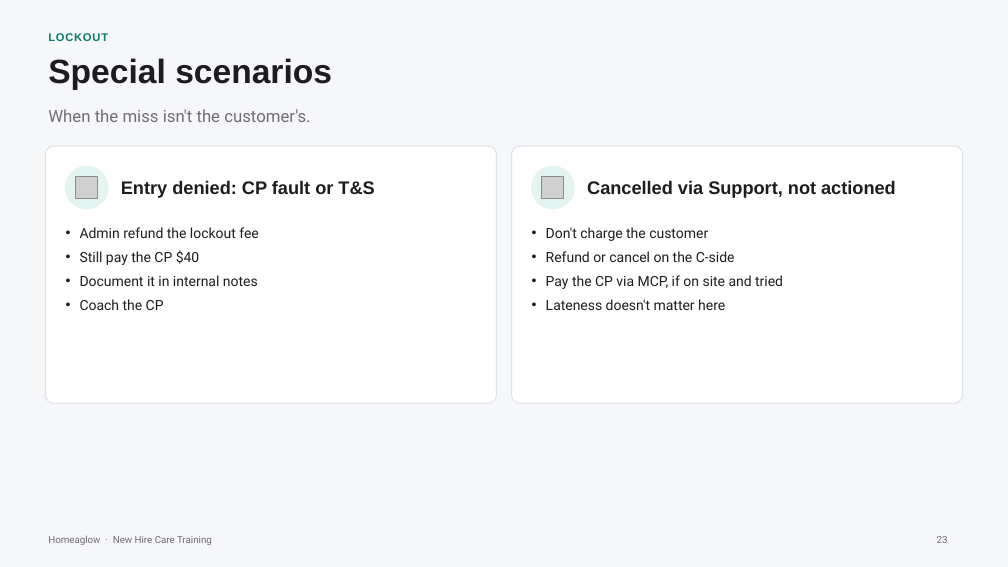
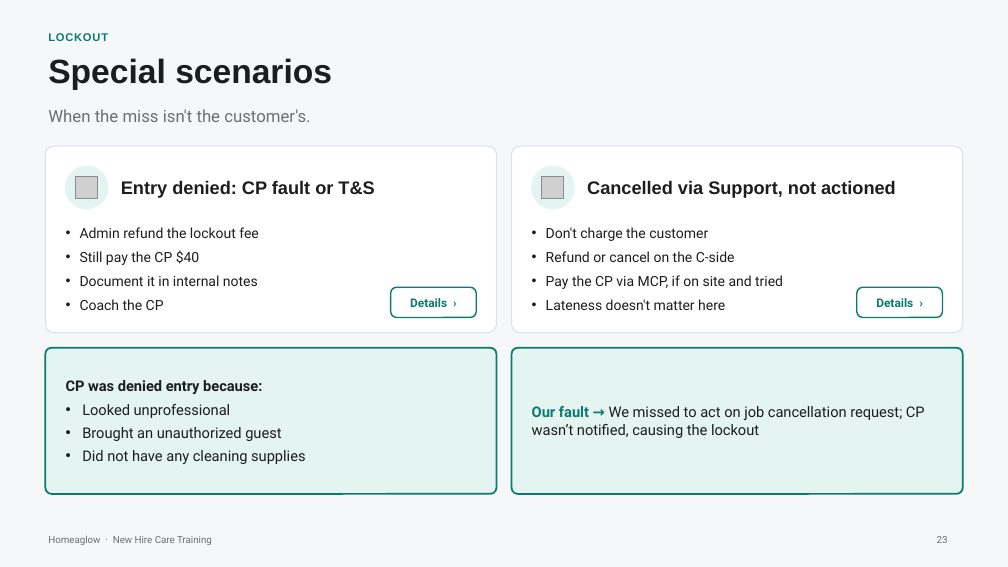
Before and after one commit to anjulimichelle/training, a slide deck: slide 23 of incorrect-info-lmc-lockout/incorrect-info-lmc-lockout.pptx. Drawn at 1008x567 pixels with LibreOffice and Linux fonts; fonts in the diff are those of the drawing; grey boxes stand for pictures. Boxes give left, top, right and bottom in pixels: in the first picture for what was removed or moved away, otherwise in the second. Text is boxed around its words. In the diff, an @@ line names an element or a change of style, - is before the commit and + after.

```diff
--- a/incorrect-info-lmc-lockout/incorrect-info-lmc-lockout.pptx
+++ b/incorrect-info-lmc-lockout/incorrect-info-lmc-lockout.pptx
@@ rounded rectangle: place and size @@
-rounded rectangle at (45,146,496,403)
+rounded rectangle at (45,146,496,333)
@@ rounded rectangle at (45,146,496,333): proportions changed @@
@@ rounded rectangle at (512,146,963,333): proportions changed @@
@@ rounded rectangle: place and size @@
-rounded rectangle at (512,146,963,403)
+rounded rectangle at (512,146,963,333)
@@ rounded rectangle added at (391,287,477,318), fill #FFFFFF, outline #0B7A6F 1 pt, 8.5 pt, text #0B7A6F, bold @@
+Details ›
@@ rounded rectangle added at (857,287,942,318), fill #FFFFFF, outline #0B7A6F 1 pt, 8.5 pt, text #0B7A6F, bold @@
+Details ›
@@ rounded rectangle added at (45,348,496,494), fill #E3F4F1, outline #0B7A6F 1.25 pt @@
@@ rounded rectangle added at (512,348,963,494), fill #E3F4F1, outline #0B7A6F 1.25 pt @@
@@ text added at (66,380,305,464), 10.5 pt, text #1D1D1F @@
+CP was denied entry because:
+• Looked unprofessional
+• Brought an unauthorized guest
+• Did not have any cleaning supplies
@@ text added at (532,406,925,438), 10.5 pt, text #1D1D1F @@
+Our fault → We missed to act on job cancellation request; CP wasn’t notified, causing the lockout
```
Also in this commit, not shown: 2 other slides changed, 1 other file.
